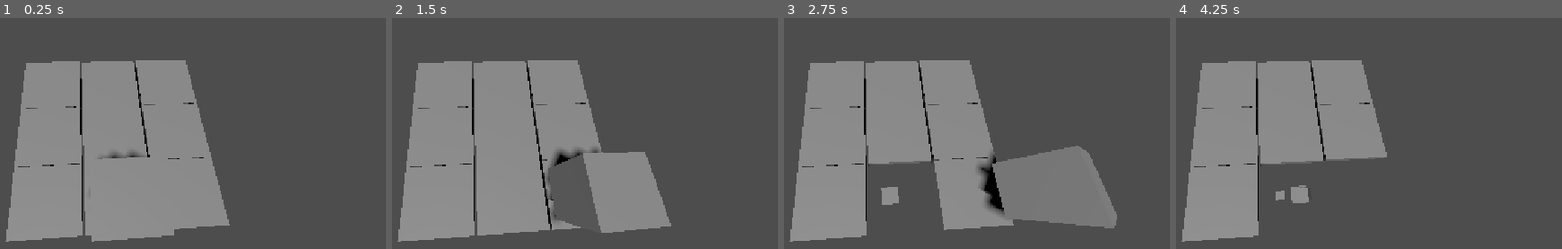
Above: before the commit, frames 1-4 (left to right).
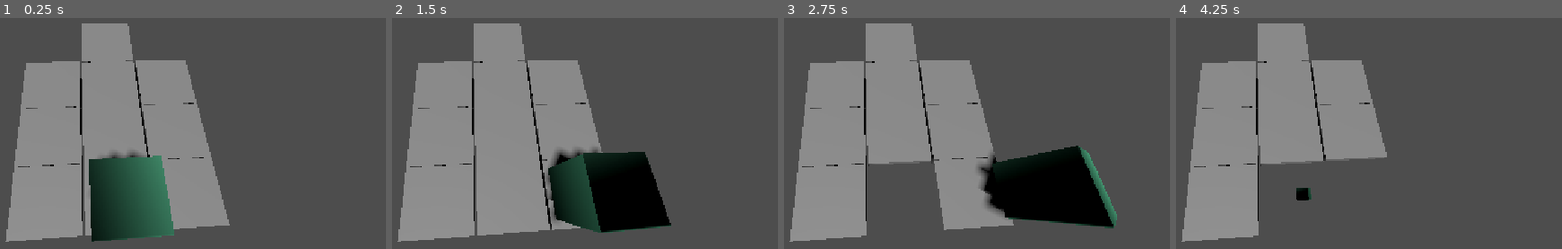
Above: after the commit, the same moments.

Repository: TheAbdullahSaleem/Cube-Collector-3d
Game: Godot game, scene res://Scenes/main.tscn
Same seed, same stepped clock (60 frames per second), same inputs: the game is played once before the commit and once after it.
Inputs (mouse positions are in pixels of both pictures, inside the frame that each line leads up to):
- Up to frame 1 (0.25 s): no input
- Up to frame 2 (1.5 s): tap Enter at 0.5 s; move the mouse to (654, 142) at 0.52 s; hold Right (right) 0.53-1.28 s; tap Alt at 0.6 s; click (654, 142) at 0.67 s; move the mouse to (outside the picture) at 1.27 s; hold Down (backward) from 1.28 s (still down); tap Shift at 1.35 s
- Up to frame 3 (2.75 s): move the mouse to (961, 73) at 2.02 s; release Down (backward) at 2.03 s; hold Right (right) from 2.03 s (still down); tap Alt at 2.1 s
- Up to frame 4 (4.25 s): move the mouse to (1245, 244) at 2.77 s; release Right (right) at 2.78 s; hold Up (forward) 2.78-3.53 s; tap Shift at 2.85 s; click (1245, 244) at 2.92 s; move the mouse to (1496, 223) at 3.52 s; hold Left (left) from 3.53 s (still down); tap Alt at 3.6 s

The runs differ from the first frame. In frame 1, 9.2% of the frame differs, in the area x 21-46%, y 2-97%; in frame 2, 11%, in the area x 21-73%, y 2-93%; in frame 3, 11%; in frame 4, 2.5%.

Commit message:
Fixed the winning coditions and gave gradient to the cube

Diff:
--- a/Scenes/Collectibles.tscn
+++ b/Scenes/Collectibles.tscn
@@ -5,7 +5,7 @@
 [sub_resource type="BoxMesh" id="BoxMesh_kf11u"]
 
 [node name="Collectibles" type="StaticBody3D" unique_id=987838549]
-transform = Transform3D(0.4375, -0.10825317, 0.21650638, 0.23335433, 0.06975037, -0.43666995, 0.06433902, 0.4831316, 0.111554265, 0, 0, 0)
+transform = Transform3D(0.35409948, 0.001531288, 0.35300314, 0.28992715, 0.28397807, -0.29205942, -0.20138478, 0.4115266, 0.20022506, 0, 0, 0)
 
 [node name="CollisionShape3D" type="CollisionShape3D" parent="." unique_id=1016827576]
 shape = SubResource("BoxShape3D_y1q5r")
--- a/Scenes/Player.tscn
+++ b/Scenes/Player.tscn
@@ -3,6 +3,17 @@
 [ext_resource type="Script" uid="uid://d2hhxff7xsi2t" path="res://Scenes/player.gd" id="1_rpqav"]
 
 [sub_resource type="BoxShape3D" id="BoxShape3D_kf11u"]
+
+[sub_resource type="Gradient" id="Gradient_rpqav"]
+
+[sub_resource type="GradientTexture2D" id="GradientTexture2D_rpqav"]
+gradient = SubResource("Gradient_rpqav")
+fill_from = Vector2(0.1010101, 0.14141414)
+
+[sub_resource type="StandardMaterial3D" id="StandardMaterial3D_y1q5r"]
+albedo_color = Color(0.47516507, 1, 0.76414543, 1)
+albedo_texture = SubResource("GradientTexture2D_rpqav")
+roughness = 0.0
 
 [sub_resource type="BoxMesh" id="BoxMesh_nl1qf"]
 
@@ -15,4 +26,5 @@
 
 [node name="MeshInstance3D" type="MeshInstance3D" parent="." unique_id=790436879]
 transform = Transform3D(0.7, 0, 0, 0, 0.7, 0, 0, 0, 0.7, 0, 0, 0)
+material_override = SubResource("StandardMaterial3D_y1q5r")
 mesh = SubResource("BoxMesh_nl1qf")
--- /dev/null
+++ b/Scenes/finish.tscn
@@ -0,0 +1,27 @@
+[gd_scene format=3 uid="uid://cv6iys0p6g5ux"]
+
+[ext_resource type="Script" uid="uid://bvgismxxkmt1e" path="res://finish.gd" id="1_nv66a"]
+
+[sub_resource type="BoxMesh" id="BoxMesh_y1q5r"]
+size = Vector3(1, 0.10595703, 1)
+
+[sub_resource type="BoxShape3D" id="BoxShape3D_y1q5r"]
+size = Vector3(1, 0.2, 1)
+
+[node name="Finish" type="AnimatableBody3D" unique_id=1770146868]
+script = ExtResource("1_nv66a")
+
+[node name="MeshInstance3D" type="MeshInstance3D" parent="." unique_id=2137581547]
+mesh = SubResource("BoxMesh_y1q5r")
+
+[node name="CollisionShape3D" type="CollisionShape3D" parent="." unique_id=743571812]
+transform = Transform3D(1, 0, 0, 0, 1, 0, 0, 0, 1, 0, 0.008154988, 0)
+shape = SubResource("BoxShape3D_y1q5r")
+
+[node name="Area3D" type="Area3D" parent="." unique_id=1965572501]
+
+[node name="CollisionShape3D" type="CollisionShape3D" parent="Area3D" unique_id=1470189052]
+transform = Transform3D(1, 0, 0, 0, 1, 0, 0, 0, 1, 0, 0.13759041, 0)
+shape = SubResource("BoxShape3D_y1q5r")
+
+[connection signal="body_entered" from="Area3D" to="." method="_on_area_3d_body_entered"]
--- a/Scenes/main.tscn
+++ b/Scenes/main.tscn
@@ -1,5 +1,6 @@
 [gd_scene format=3 uid="uid://b62224amnbkuf"]
 
+[ext_resource type="PackedScene" uid="uid://cv6iys0p6g5ux" path="res://Scenes/finish.tscn" id="1_8gbba"]
 [ext_resource type="PackedScene" uid="uid://becc3opffhc2n" path="res://Scenes/Tile.tscn" id="1_bo1nx"]
 [ext_resource type="PackedScene" uid="uid://i73xn261ctbk" path="res://Scenes/Player.tscn" id="2_8gbba"]
 
@@ -9,12 +10,15 @@
 transform = Transform3D(-0.8660254, -0.43301278, 0.25, 0, 0.49999997, 0.86602545, -0.50000006, 0.75, -0.43301266, 0, 0, 0)
 shadow_enabled = true
 
-[node name="Tile" parent="." unique_id=2049357243 instance=ExtResource("1_bo1nx")]
+[node name="finish" parent="." unique_id=1184442250 instance=ExtResource("1_8gbba")]
+transform = Transform3D(1, 0, 0, 0, 1, 0, 0, 0, 1, 0, 0, 3.016008)
 
-[node name="Tile2" parent="." unique_id=238518847 instance=ExtResource("1_bo1nx")]
+[node name="Tile" parent="." unique_id=2049357243 groups=["Tiles"] instance=ExtResource("1_bo1nx")]
+
+[node name="Tile2" parent="." unique_id=238518847 groups=["Tiles"] instance=ExtResource("1_bo1nx")]
 transform = Transform3D(1, 0, 0, 0, 1, 0, 0, 0, 1, 0, 0, 1)
 
-[node name="Tile3" parent="." unique_id=1821310315 instance=ExtResource("1_bo1nx")]
+[node name="Tile3" parent="." unique_id=1821310315 groups=["Tiles"] instance=ExtResource("1_bo1nx")]
 transform = Transform3D(1, 0, 0, 0, 1, 0, 0, 0, 1, 0, 0, 2)
 
 [node name="Player" parent="." unique_id=423152385 instance=ExtResource("2_8gbba")]
@@ -24,20 +28,20 @@
 transform = Transform3D(-0.99774146, -0.051589362, 0.043017913, 0.029129768, 0.24475439, 0.96914744, -0.06052652, 0.9682117, -0.24269882, 0.24453914, 2.002976, 0.010616064)
 fov = 114.46691
 
-[node name="Tile4" parent="." unique_id=1770146868 instance=ExtResource("1_bo1nx")]
+[node name="Tile4" parent="." unique_id=1770146868 groups=["Tiles"] instance=ExtResource("1_bo1nx")]
 transform = Transform3D(1, 0, 0, 0, 1, 0, 0, 0, 1, 1.0385146, 0, 0)
 
-[node name="Tile5" parent="." unique_id=1139470542 instance=ExtResource("1_bo1nx")]
+[node name="Tile5" parent="." unique_id=1139470542 groups=["Tiles"] instance=ExtResource("1_bo1nx")]
 transform = Transform3D(1, 0, 0, 0, 1, 0, 0, 0, 1, 1.0385146, 0, 1.0097976)
 
-[node name="Tile6" parent="." unique_id=2083394291 instance=ExtResource("1_bo1nx")]
+[node name="Tile6" parent="." unique_id=2083394291 groups=["Tiles"] instance=ExtResource("1_bo1nx")]
 transform = Transform3D(1, 0, 0, 0, 1, 0, 0, 0, 1, 1.0385146, 0, 2.0168295)
 
-[node name="Tile7" parent="." unique_id=962923550 instance=ExtResource("1_bo1nx")]
+[node name="Tile7" parent="." unique_id=962923550 groups=["Tiles"] instance=ExtResource("1_bo1nx")]
 transform = Transform3D(1, 0, 0, 0, 1, 0, 0, 0, 1, -1.0360947, 0, 0)
 
-[node name="Tile8" parent="." unique_id=1087732095 instance=ExtResource("1_bo1nx")]
+[node name="Tile8" parent="." unique_id=1087732095 groups=["Tiles"] instance=ExtResource("1_bo1nx")]
 transform = Transform3D(1, 0, 0, 0, 1, 0, 0, 0, 1, -1.0360947, 0, 1.0097976)
 
-[node name="Tile9" parent="." unique_id=438213700 instance=ExtResource("1_bo1nx")]
+[node name="Tile9" parent="." unique_id=438213700 groups=["Tiles"] instance=ExtResource("1_bo1nx")]
 transform = Transform3D(1, 0, 0, 0, 1, 0, 0, 0, 1, -1.0360947, 0, 2.0168295)
--- a/Scenes/tile.gd
+++ b/Scenes/tile.gd
@@ -11,11 +11,11 @@
 	if is_falling :
 		global_position.y -= falling_speed*delta
 
-func _on_area_3d_body_exited(body: CharacterBody3D) -> void:
+func _on_area_3d_body_exited(body: Node3D) -> void:
 	if body.name == "Player":
 		falling()
 
 func falling():
 	is_falling = true
-	await get_tree().create_timer(3.0).timeout
+	await get_tree().create_timer(1.0).timeout
 	queue_free()
--- /dev/null
+++ b/finish.gd
@@ -0,0 +1,23 @@
+extends AnimatableBody3D
+@onready var parent := $".."
+var tiles : float
+# Called when the node enters the scene tree for the first time.
+func _ready() -> void:
+	pass # Replace with function body.
+
+
+# Called every frame. 'delta' is the elapsed time since the previous frame.
+func _process(delta: float) -> void:
+	pass
+
+
+
+func _on_area_3d_body_entered(body: Node3D) -> void:
+	if body.name == "Player":
+		for sibling in parent.get_children():
+			if sibling.is_in_group("Tiles"):
+				tiles += 1
+		if tiles <= 1:
+			print("You won")
+		else :
+			print("Tiles still standing")
--- a/project.godot
+++ b/project.godot
@@ -23,6 +23,10 @@
 [editor_plugins]
 
 enabled=PackedStringArray("res://.godot/scenetime/plugin.cfg", "res://addons/godot_super-wakatime/plugin.cfg")
+
+[global_group]
+
+Tiles=""
 
 [input]
 
Not shown, added: finish.gd.uid
